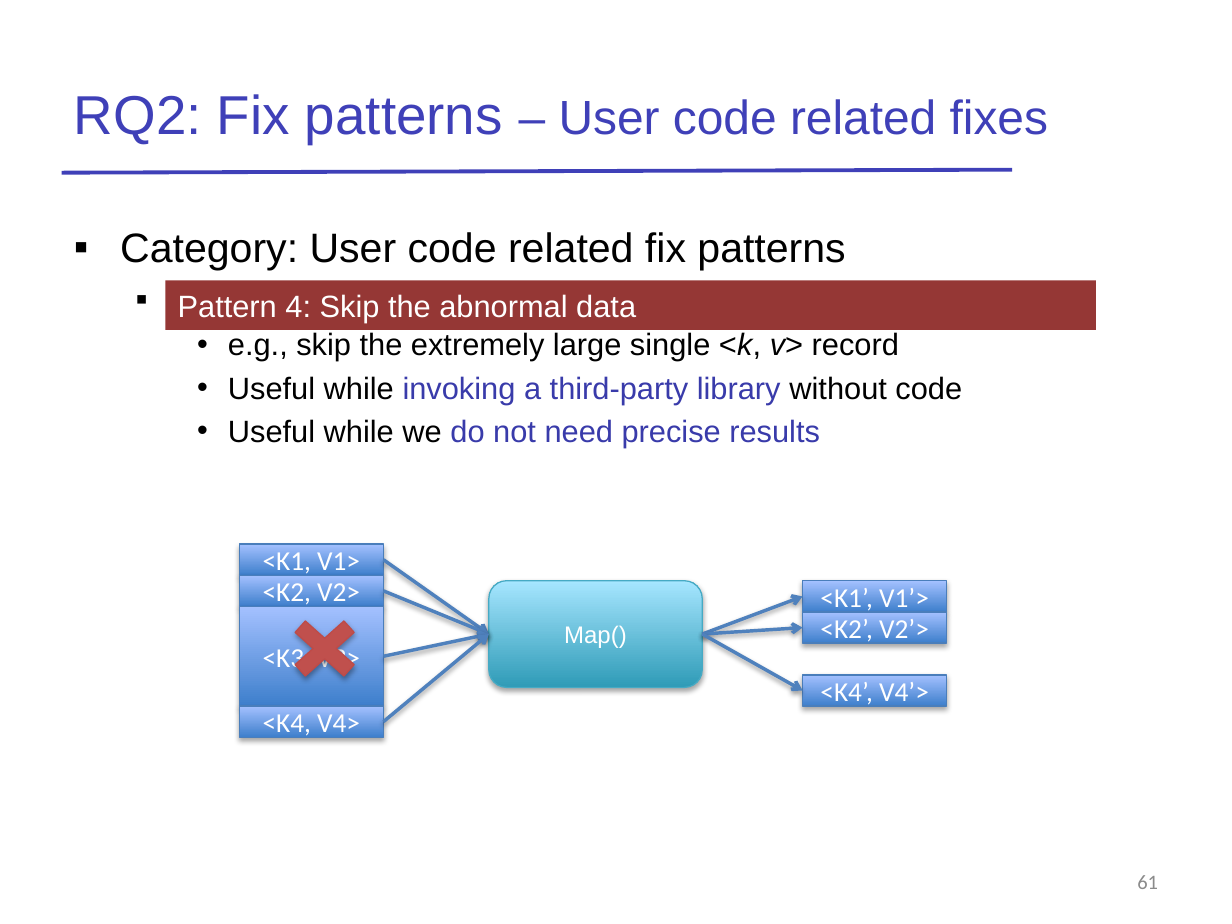
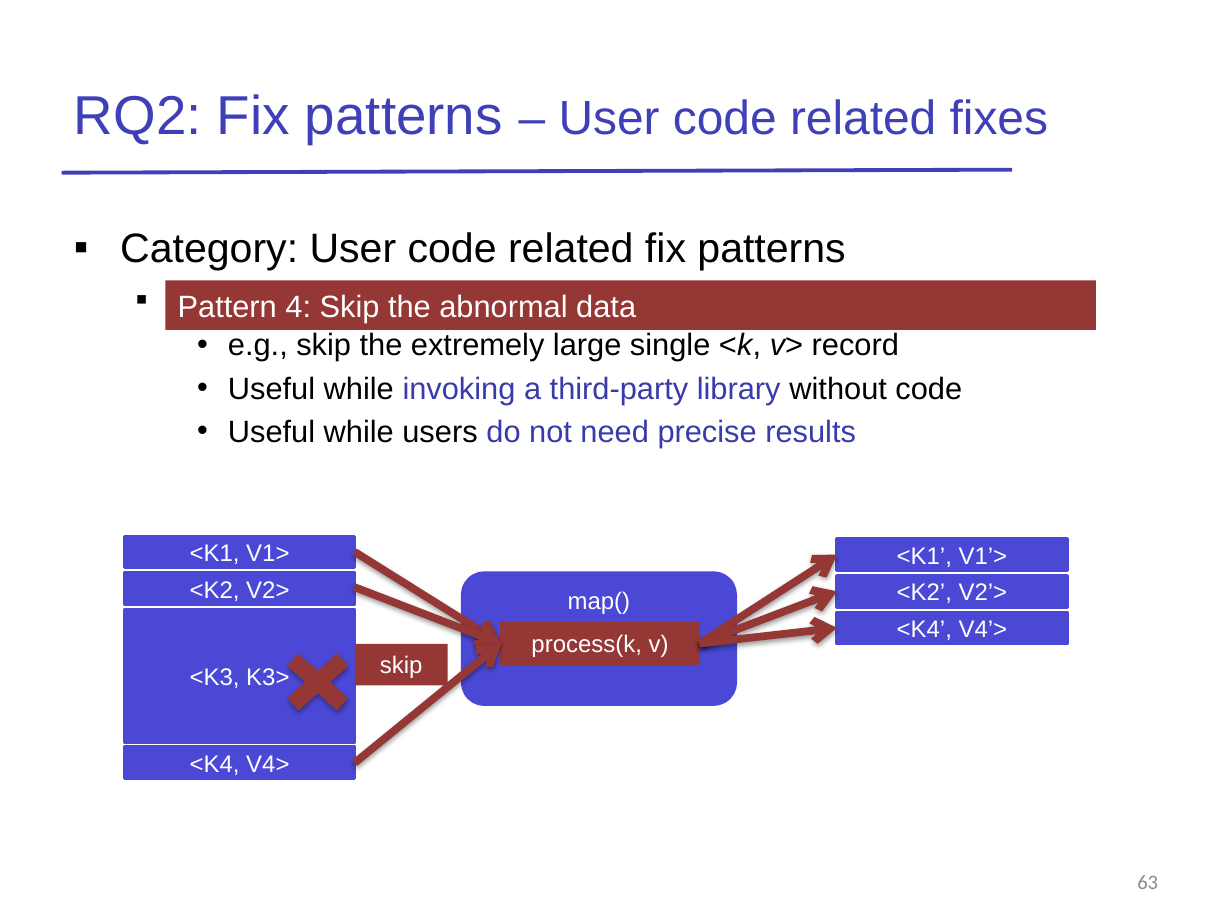
Before and after one commit to JerryLead/MyPaper, a slide deck: slide 63 of slides/OOM-talk-Lijie.pptx (slide 61 before the commit). Drawn at 1232x924 pixels with LibreOffice and Linux fonts; fonts in the diff are those of the drawing. Boxes give left, top, right and bottom in pixels: in the first picture for what was removed or moved away, otherwise in the second. Text is boxed around its words. In the diff, an @@ line names an element or a change of style, - is before the commit and + after.

```diff
--- a/slides/OOM-talk-Lijie.pptx
+++ b/slides/OOM-talk-Lijie.pptx
@@ text at [228, 419, 856, 447]: text changed @@
-    • Useful while we do not need precise results
+    • Useful while users do not need precise results
@@ rectangle "<K1, V1>": place and size @@
-rectangle "<K1, V1>" at [239, 545, 383, 575]
+rectangle "<K1, V1>" at [124, 536, 355, 567]
@@ arrow moved from (383, 559) - (489, 634) to (355, 552) - (501, 643) @@
@@ arrow (355, 552) - (501, 643): stroke #4F81BD 2 pt to #953735 4.5 pt @@
@@ arrow moved from (702, 634) - (802, 691) to (700, 643) - (837, 554) @@
@@ arrow (700, 643) - (837, 554): stroke #4F81BD 2 pt to #953735 4.5 pt @@
@@ rectangle "<K1’, V1’>": place and size @@
-rectangle "<K1’, V1’>" at [802, 582, 946, 612]
+rectangle "<K1’, V1’>" at [837, 540, 1067, 570]
@@ rectangle "<K2, V2>": place and size @@
-rectangle "<K2, V2>" at [239, 575, 383, 606]
+rectangle "<K2, V2>" at [124, 573, 355, 604]
@@ arrow moved from (383, 591) - (489, 634) to (355, 588) - (501, 643) @@
@@ arrow (355, 588) - (501, 643): stroke #4F81BD 2 pt to #953735 4.5 pt @@
@@ rounded rectangle "map()": place and size @@
-rounded rectangle "map()" at [489, 580, 702, 687]
+rounded rectangle "map()" at [463, 573, 736, 705]
@@ rounded rectangle "map()" at [463, 573, 736, 705]: vertical alignment middle to top; fill gradient #2F9BB7 to #A7E6FF to #4B48D6; outline #46AAC5 0.75 pt to #4B48D6 2 pt; shadow off @@
@@ text in rounded rectangle at [568, 591, 631, 614]: text changed @@
-Map()
+map()
@@ arrow moved from (702, 634) - (802, 596) to (700, 643) - (837, 591) @@
@@ arrow (700, 643) - (837, 591): stroke #4F81BD 2 pt to #953735 4.5 pt @@
@@ rectangle "<K2’, V2’>": place and size @@
-rectangle "<K2’, V2’>" at [802, 612, 946, 643]
+rectangle "<K2’, V2’>" at [837, 575, 1067, 606]
@@ rectangle "<K3, K3>": place and size @@
-rectangle "<K3, K3>" at [239, 606, 383, 706]
+rectangle "<K3, K3>" at [124, 610, 355, 742]
@@ rectangle "<K3, K3>" at [124, 610, 355, 742]: fill gradient #3F80CE to #A4C4FF to #4B48D6; outline #4B7EBC 0.75 pt to #4B48D6 2 pt; shadow off @@
@@ rectangle added at [501, 623, 700, 665], fill #953735, outline #953735 0.75 pt, 14 pt, text #FFFFFF @@
+process(k, v)
@@ arrow moved from (702, 634) - (802, 627) to (700, 643) - (837, 628) @@
@@ arrow (700, 643) - (837, 628): stroke #4F81BD 2 pt to #953735 4.5 pt @@
@@ size 16 to 14 pt, font Calibri to Arial; fill gradient #3F80CE to #A4C4FF to #4B48D6; outline #4B7EBC 0.75 pt to #4B48D6 2 pt; shadow off in 6 elements at [124, 573, 355, 604], [124, 536, 355, 567], [837, 575, 1067, 606], [124, 748, 355, 779], [837, 540, 1067, 570], [837, 612, 1067, 643] @@
@@ rectangle "<K4’, V4’>": place and size @@
-rectangle "<K4’, V4’>" at [802, 675, 946, 706]
+rectangle "<K4’, V4’>" at [837, 612, 1067, 643]
@@ cross: place and size @@
-cross at [277, 606, 371, 690]
+cross at [271, 641, 365, 724]
@@ cross at [271, 641, 365, 724]: fill #C0504D to #953735; outline #BF4C48 0.75 pt to #953735 0.75 pt @@
@@ arrow moved from (383, 722) - (489, 634) to (355, 763) - (501, 643) @@
@@ arrow (355, 763) - (501, 643): stroke #4F81BD 2 pt to #953735 4.5 pt @@
@@ rectangle added at [355, 644, 447, 686], fill #953735, 14 pt, text #FFFFFF @@
+skip
@@ arrow removed from (383, 657) to (489, 634) @@
@@ text in rectangle at [190, 666, 289, 688]: text changed; size 16 to 14 pt; font Calibri to Arial @@
-<K3, V3>
+<K3, K3>
@@ rectangle "<K4, V4>": place and size @@
-rectangle "<K4, V4>" at [239, 706, 383, 737]
+rectangle "<K4, V4>" at [124, 748, 355, 779]
@@ page number at [1137, 875, 1158, 889]: text changed @@
-61
+63
```
Also in this commit, not shown: 20 other slides changed, 5 slides added, 2 slides removed, 1 other file.
